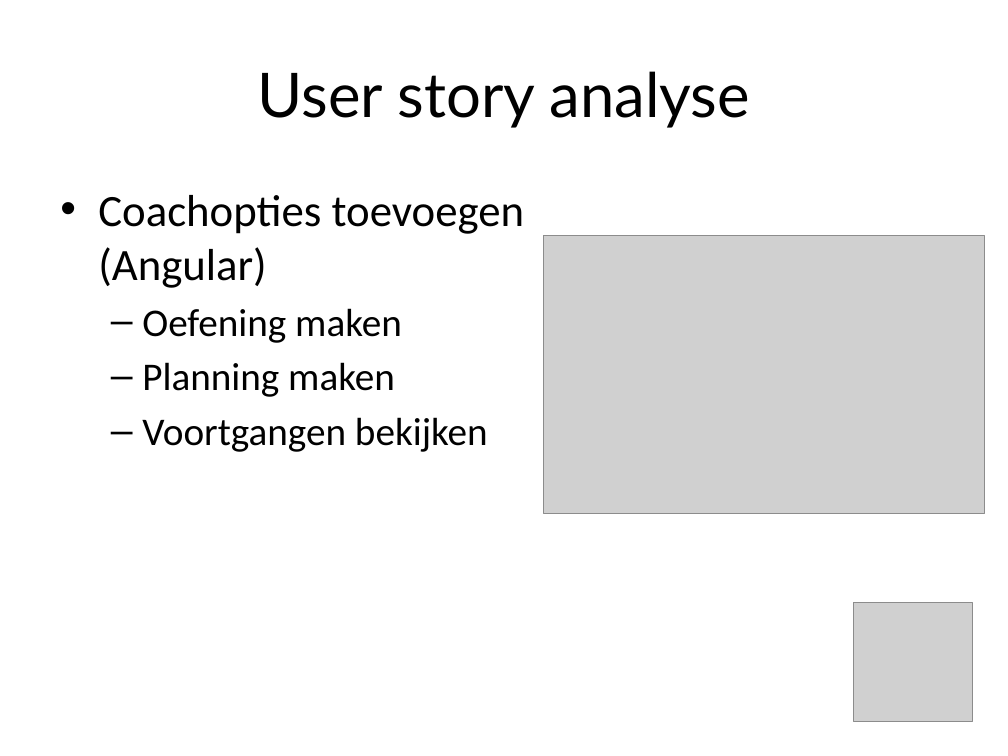
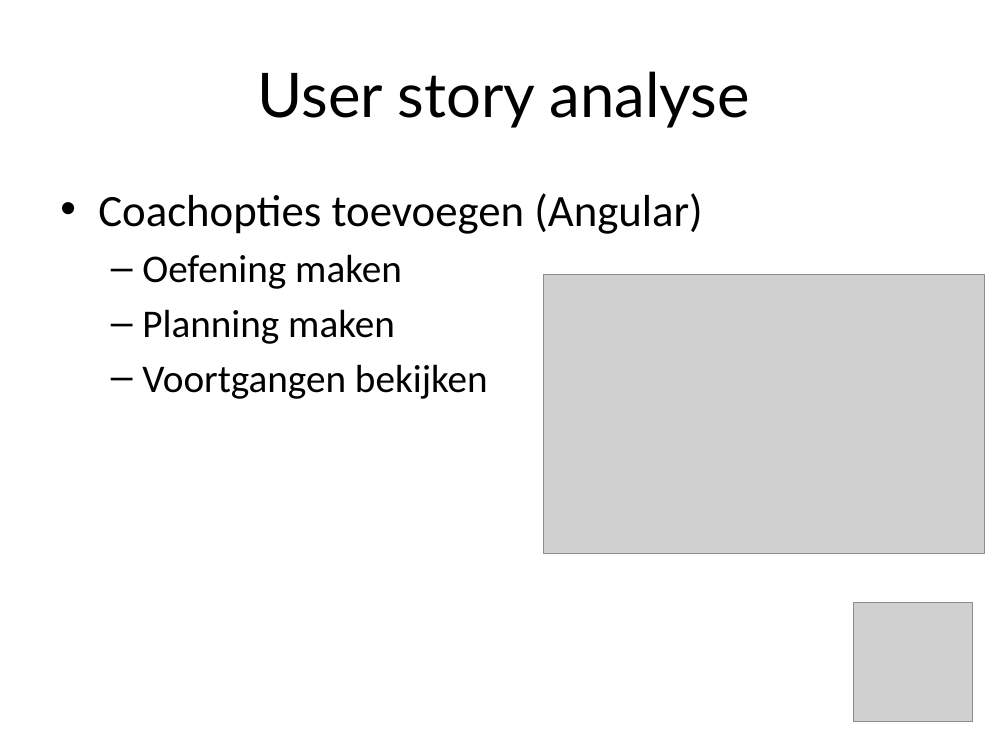
Before and after one commit to DASnoeken/Powerlift_App, a slide deck: slide 9 of Powerlift Powerpoint.pptx (slide 8 before the commit). Drawn at 1008x756 pixels with LibreOffice and Linux fonts; fonts in the diff are those of the drawing; grey boxes stand for pictures; background and template pictures are left out. Boxes give left, top, right and bottom in pixels: in the first picture for what was removed or moved away, otherwise in the second. Text is boxed around its words. In the diff, an @@ line names an element or a change of style, - is before the commit and + after.

```diff
--- a/Powerlift Powerpoint.pptx
+++ b/Powerlift Powerpoint.pptx
@@ text "Coachopties toevoegen (Angular)" rewrapped from <box>98,195,525,452</box> to <box>98,193,702,399</box> @@
@@ picture: place and size @@
-picture at <box>543,235,984,514</box>
+picture at <box>543,275,984,554</box>
```
Also in this commit, not shown: 1 other slide changed, 1 slide added.
